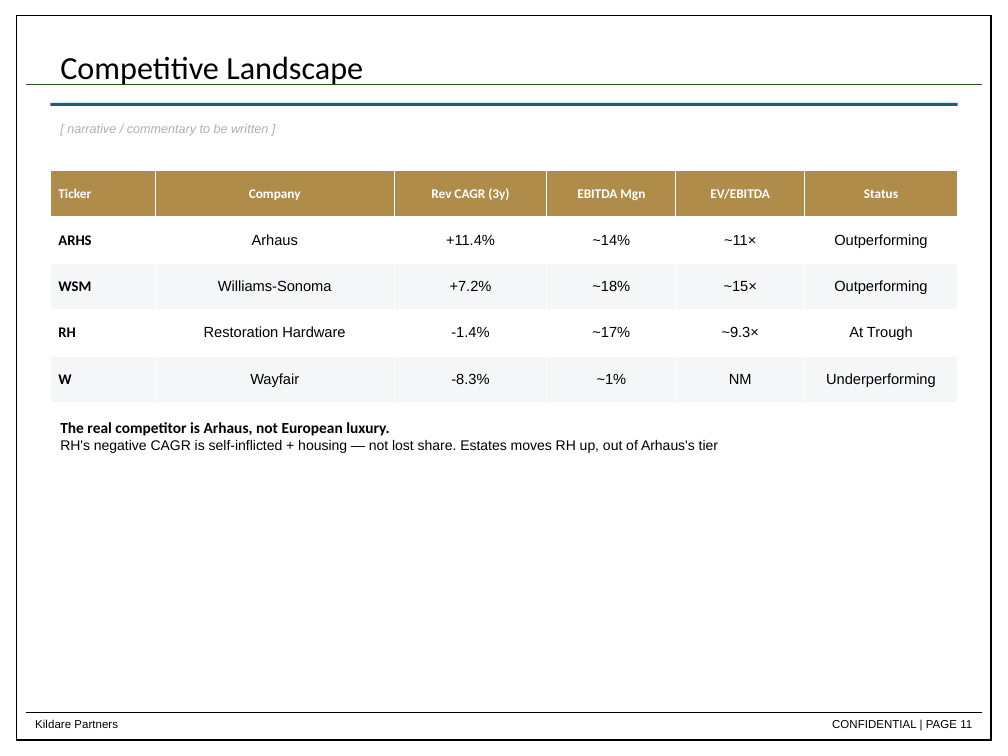
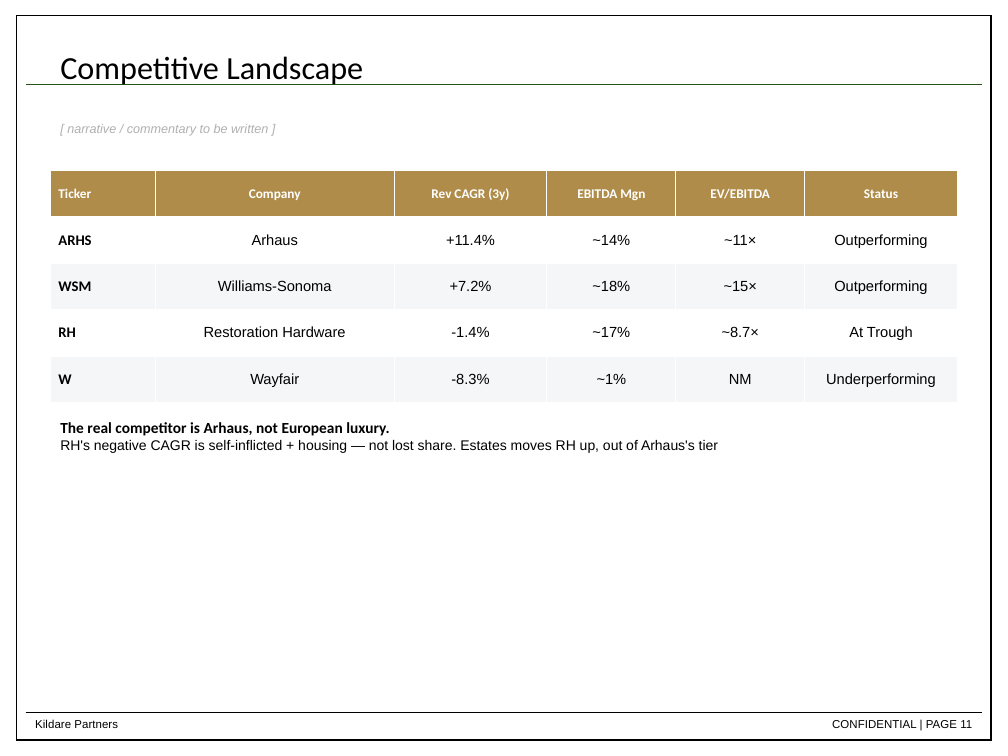
Before and after one commit to dchen88888/Nike-Stock-Pitch, a slide deck: slide 11 of RH_Stock_Pitch_updated.pptx. Drawn at 1008x756 pixels with LibreOffice and Linux fonts; fonts in the diff are those of the drawing. Boxes give left, top, right and bottom in pixels: in the first picture for what was removed or moved away, otherwise in the second. Text is boxed around its words. In the diff, an @@ line names an element or a change of style, - is before the commit and + after.

```diff
--- a/RH_Stock_Pitch_updated.pptx
+++ b/RH_Stock_Pitch_updated.pptx
@@ rectangle removed at bbox=[50, 103, 958, 106] @@
@@ table at bbox=[50, 170, 959, 402] @@
-row 4, column 5: ~9.3×
+row 4, column 5: ~8.7×
```
Also in this commit, not shown: 9 other slides changed.
